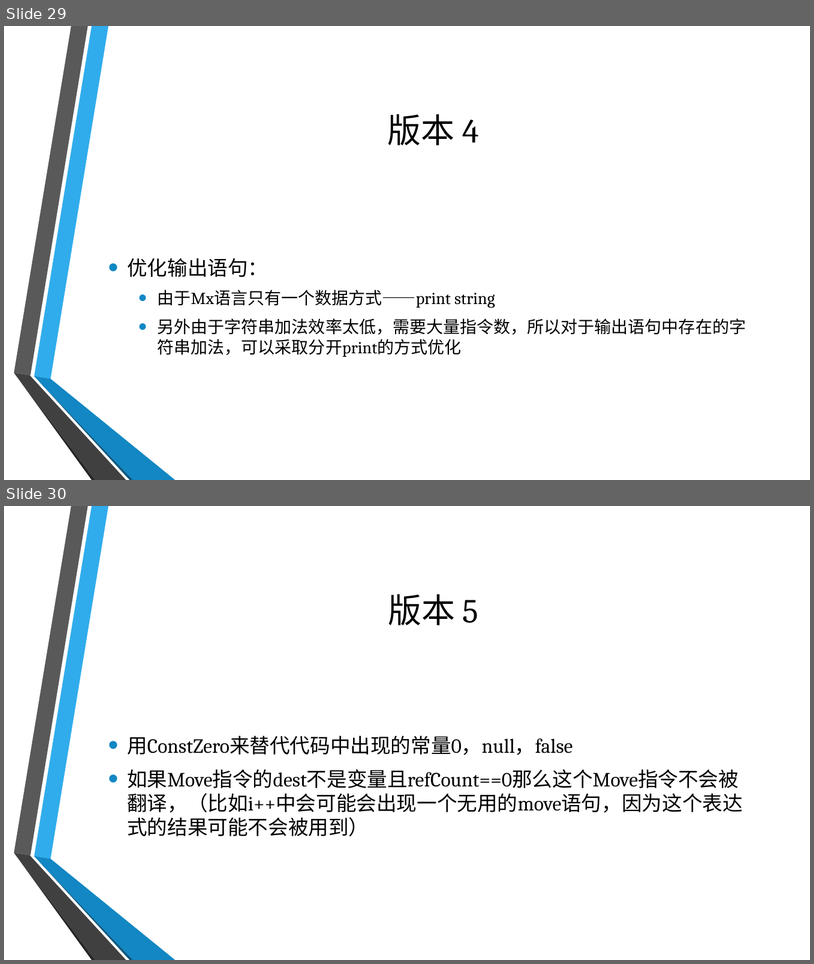
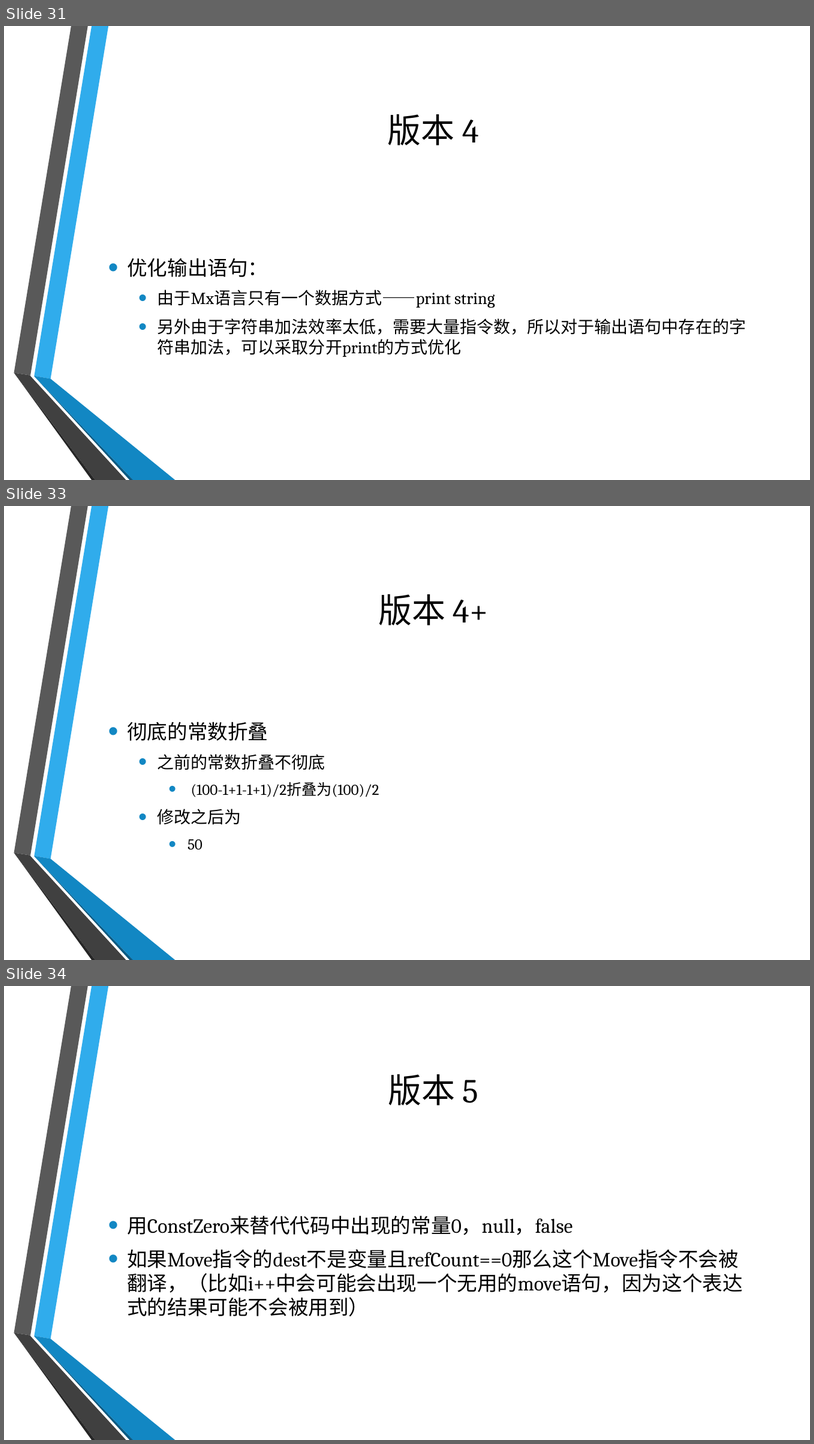
Before and after one commit to BreakVoid/Mental, a slide deck: slide/slide.pptx. Shown one above the other, each under a label of ours: slides 29 and 30 before the commit, slides 31, 33 and 34 after it; the slides between them are not shown. The pictures are 814x964 and 814x1444 pixels, drawn with LibreOffice and Linux fonts; fonts in the diff are those of the drawing; background and template pictures are left out. Boxes give left, top, right and bottom in pixels: in the first picture for what was removed or moved away, otherwise in the second. Text is boxed around its words. In the diff, an @@ line names an element or a change of style, - is before the commit and + after.

```diff
--- a/slide/slide.pptx
+++ b/slide/slide.pptx
@@ slide 33 added at (4, 506, 810, 960), background picture (left out); not listed: 6 template elements that a slide beside it also shows @@
@@ title added at (378, 594, 489, 625), 40 pt, text #000000 @@
+版本 4+
@@ text added at (127, 721, 380, 850), 18 pt, text #000000 @@
+• 彻底的常数折叠
+  • 之前的常数折叠不彻底
+    • (100-1+1-1+1)/2折叠为(100)/2
+  • 修改之后为
+    • 50
@@ what was slide 29 is now slide 31 @@
@@ what was slide 30 is now slide 34 @@
```
Also in this commit, not shown: 6 other slides added.
